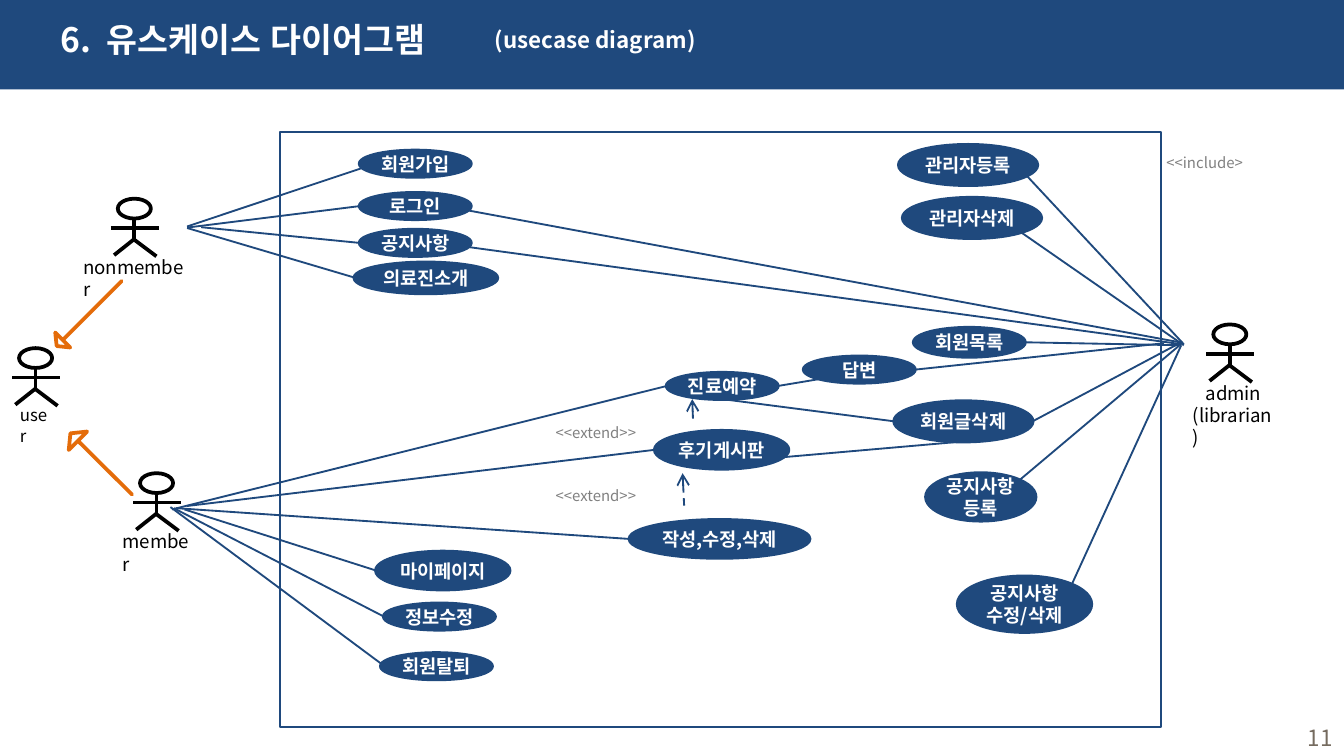
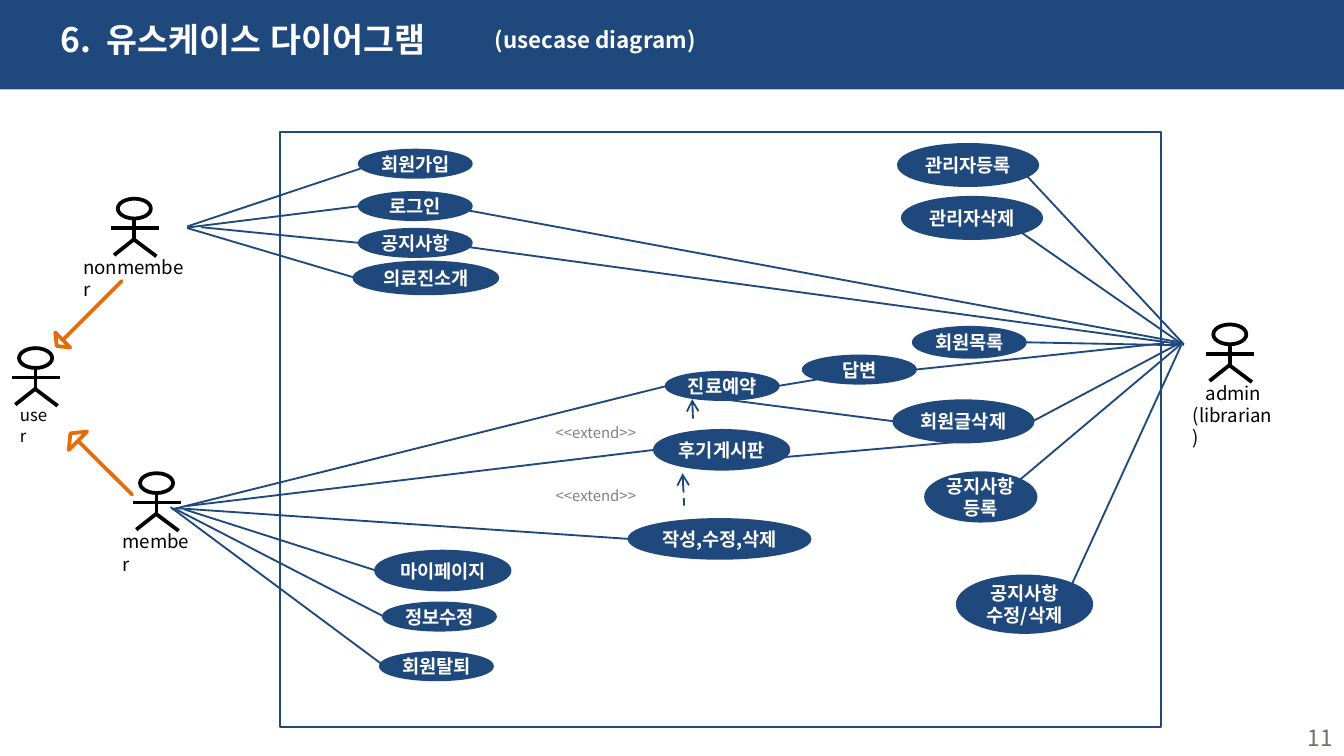
Before and after one commit to haryoung1/1st-dentalproject, a slide deck: slide 11 of 0317_치카치카치과.pptx. Drawn at 1344x756 pixels with LibreOffice and Linux fonts; fonts in the diff are those of the drawing. Boxes give left, top, right and bottom in pixels: in the first picture for what was removed or moved away, otherwise in the second. Text is boxed around its words. In the diff, an @@ line names an element or a change of style, - is before the commit and + after.

```diff
--- a/0317_치카치카치과.pptx
+++ b/0317_치카치카치과.pptx
@@ text removed at <box>1166,156,1243,168</box> @@
-<<include>
```
Also in this commit, not shown: 6 other slides changed, 1 slide removed, 26 other files.
